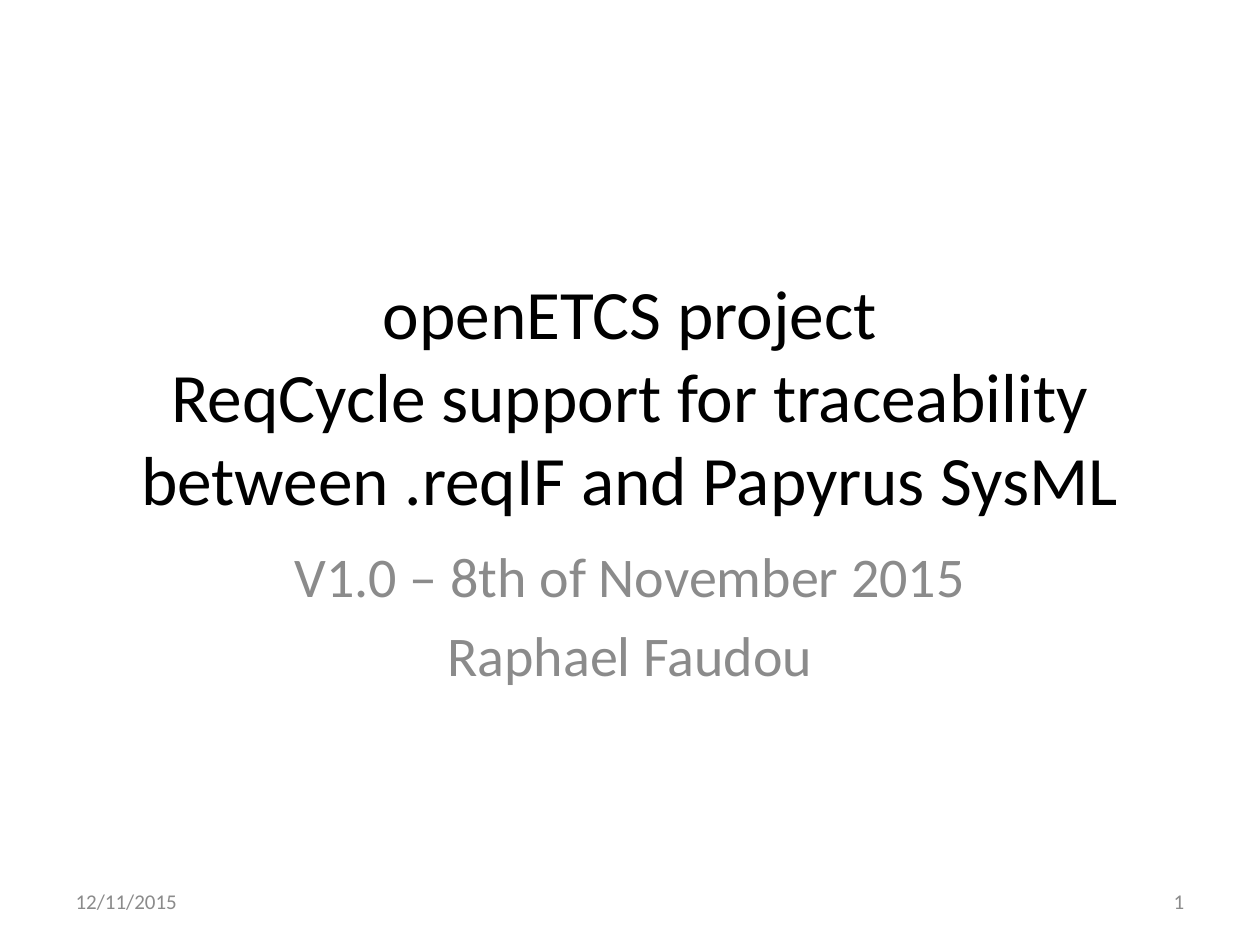
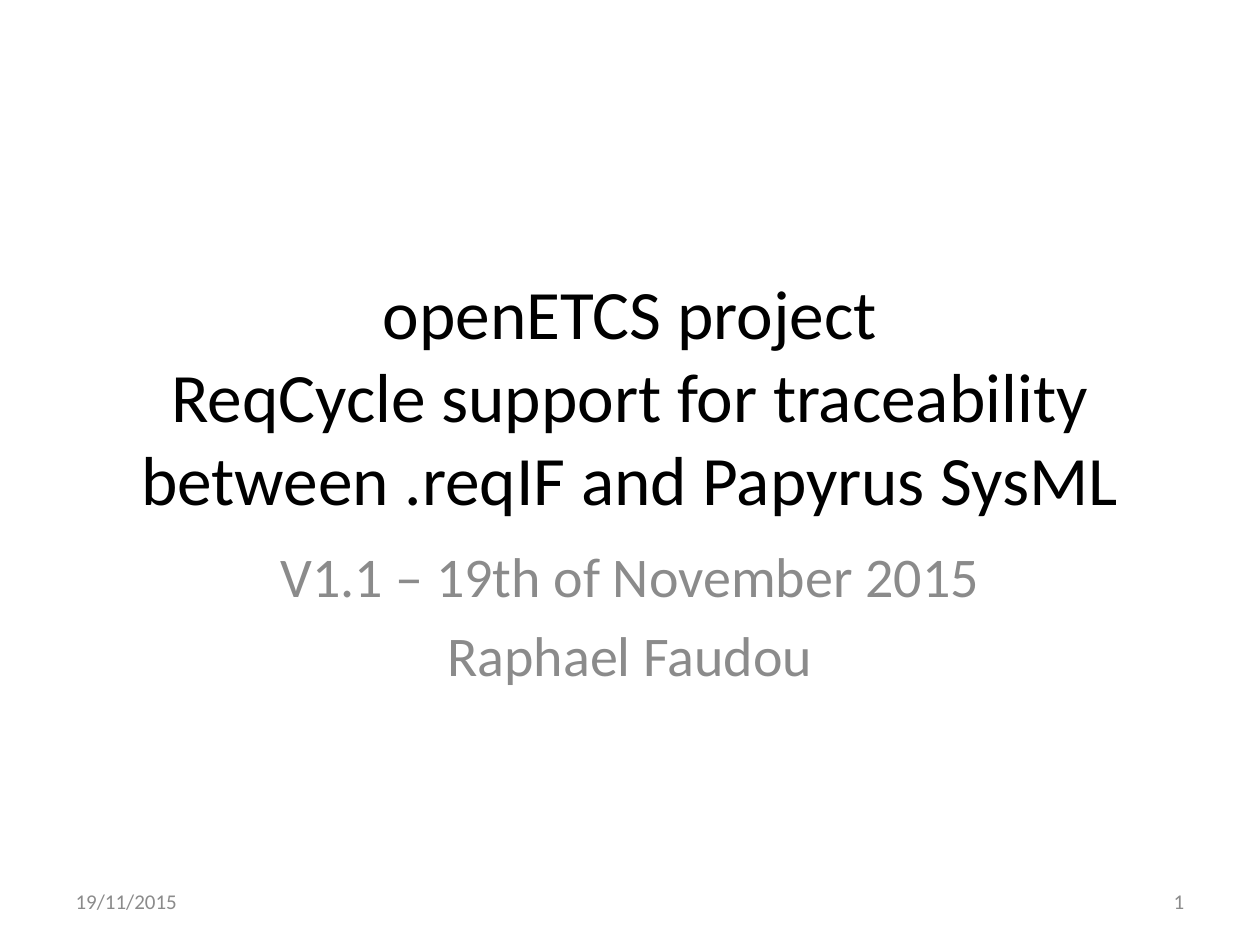
Before and after one commit to openETCS/toolchain, a slide deck: slide 1 of T7.3/TraceabilityArchitecture/reqCycleUse/ReqCyclePossibleUseForArchitectureVerification-V2.pptx. Drawn at 1260x945 pixels with LibreOffice and Linux fonts; fonts in the diff are those of the drawing. Boxes give left, top, right and bottom in pixels: in the first picture for what was removed or moved away, otherwise in the second. Text is boxed around its words. In the diff, an @@ line names an element or a change of style, - is before the commit and + after.

Commit message:
updated ReqCycle in use presentation after first remarks from Jan

```diff
--- a/T7.3/TraceabilityArchitecture/reqCycleUse/ReqCyclePossibleUseForArchitectureVerification-V2.pptx
+++ b/T7.3/TraceabilityArchitecture/reqCycleUse/ReqCyclePossibleUseForArchitectureVerification-V2.pptx
@@ subtitle at (280, 558, 979, 598): text changed @@
-V1.0 – 8th of November 2015
+V1.1 – 19th of November 2015
@@ text at (76, 894, 177, 910): text changed @@
-12/11/2015
+19/11/2015
```
Also in this commit, not shown: 31 other slides changed, 2 other files.
